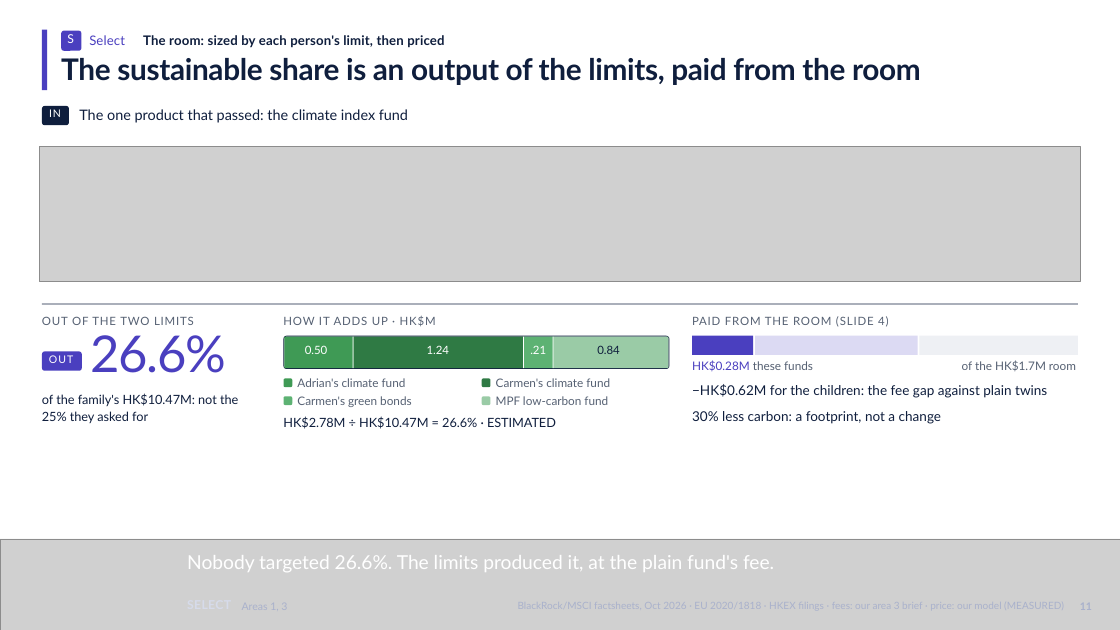
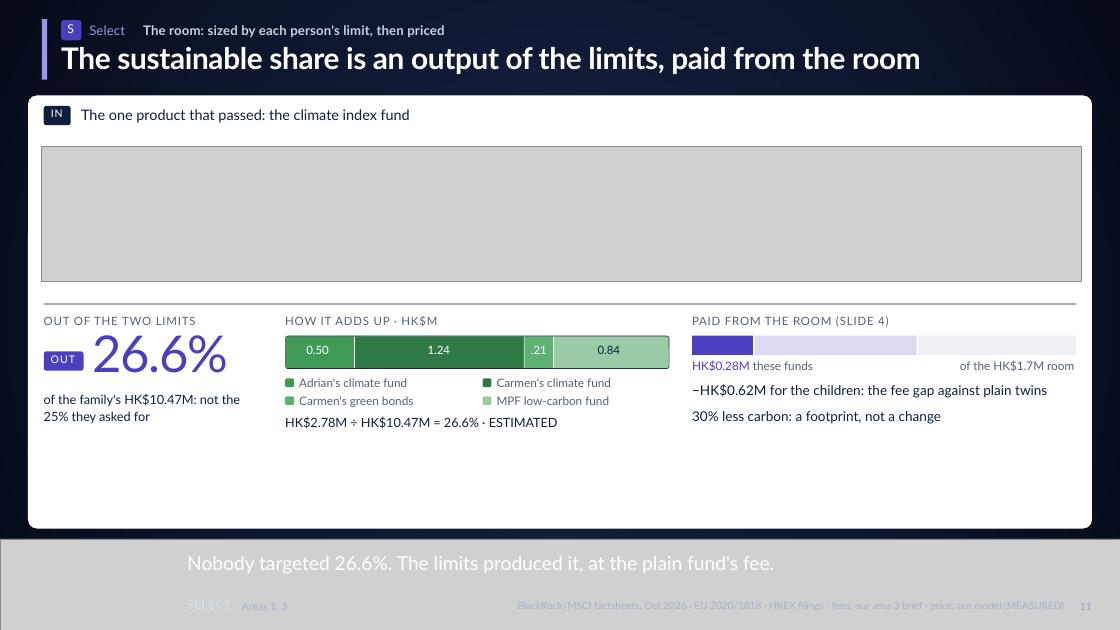
Before and after one commit to Peeradonn/finplan, a slide deck: slide 12 of Final/deck/Axis.pptx. Drawn at 1120x630 pixels with LibreOffice and Linux fonts; fonts in the diff are those of the drawing; grey boxes stand for pictures. Boxes give left, top, right and bottom in pixels: in the first picture for what was removed or moved away, otherwise in the second. Text is boxed around its words. In the diff, an @@ line names an element or a change of style, - is before the commit and + after.

```diff
--- a/Final/deck/Axis.pptx
+++ b/Final/deck/Axis.pptx
@@ background #FFFFFF to gradient #1C2846 to #0E1730 to #060B17 @@
@@ 4 texts, 1 rounded rectangle, 1 rectangle: place and size @@
-4 texts, 1 rounded rectangle, 1 rectangle at (42,29,921,90)
+4 texts, 1 rounded rectangle, 1 rectangle at (42,19,921,80)
@@ rectangle at (42,19,47,80): fill #4A3FBF to #9C95F0 @@
@@ text "Select" at (89,25,125,35): text colour #4A3FBF to #9C95F0 @@
@@ text "The room: sized by each ..." at (143,25,444,37): text colour #0F1E3D to #C9D1DE @@
@@ text "The sustainable share is an ..." at (61,47,921,74): text colour #0F1E3D to #FFFFFF @@
@@ rounded rectangle added at (28,96,1092,529), fill #FFFFFF @@
```
Also in this commit, not shown: 25 other slides changed, 11 other files.
